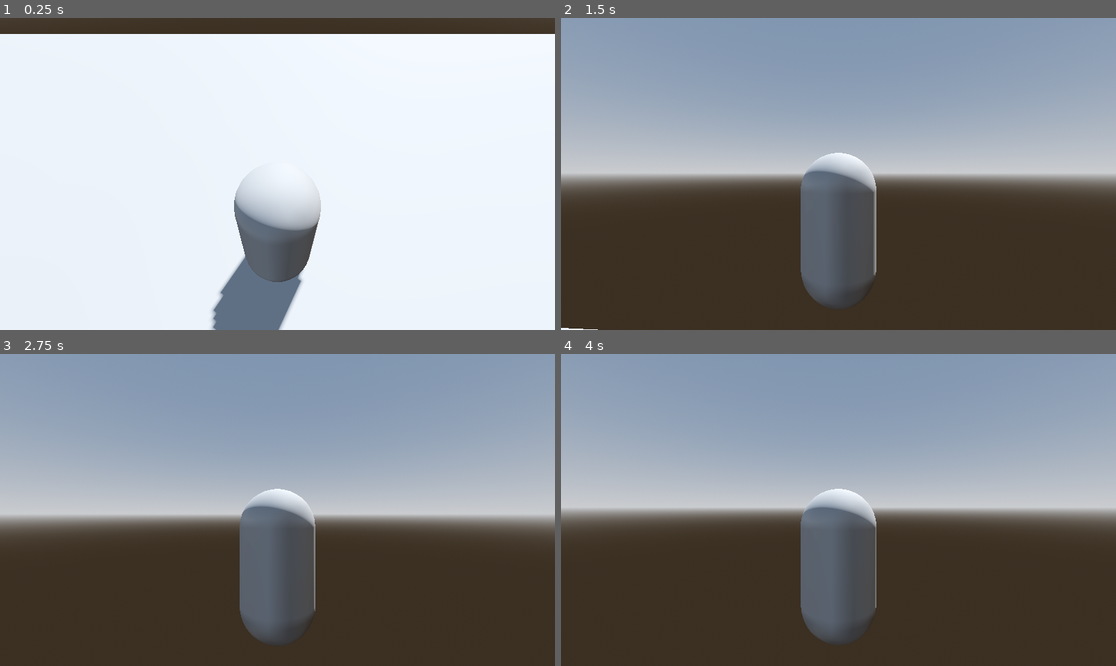
Above: before the commit, frames 1-4 (two rows, left to right).
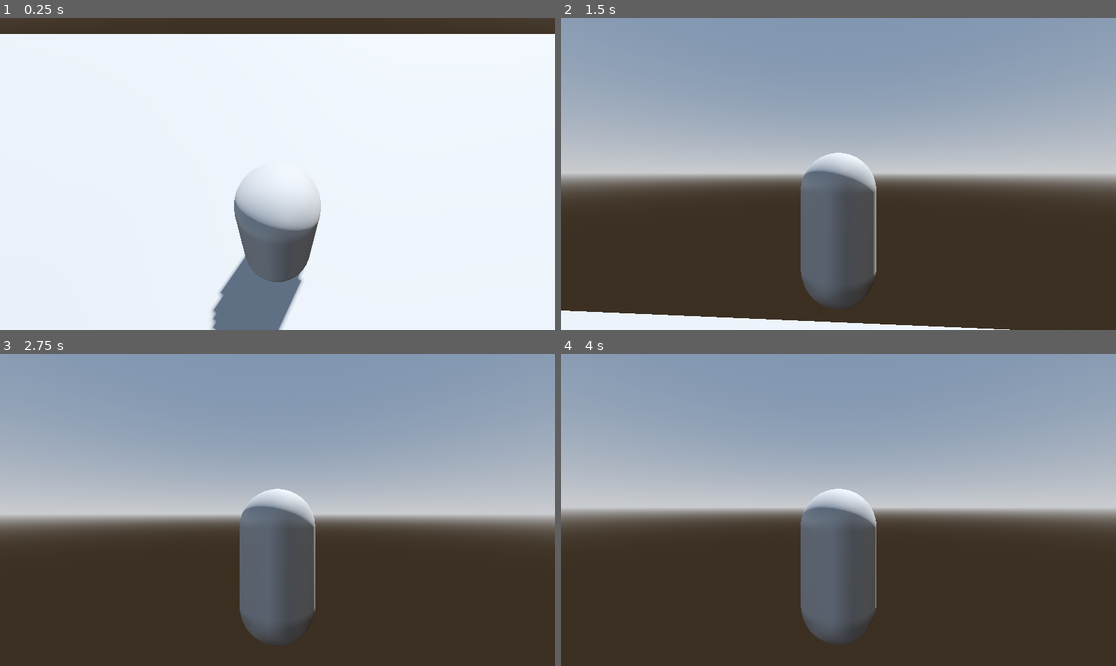
Above: after the commit, the same moments.

Repository: lostlp09/Onlyspace
Game: Godot game, scene res://only_space.tscn
Same seed, same stepped clock (60 frames per second), same inputs: the game is played once before the commit and once after it.
Inputs (mouse positions are in pixels of both pictures, inside the frame that each line leads up to):
- Up to frame 1 (0.25 s): no input
- Up to frame 2 (1.5 s): tap Enter at 0.5 s; move the mouse to (866, 174) at 0.52 s; hold Shift (sprint, bound only after the commit) 0.53-1.28 s; hold W (forward) from 0.53 s (still down); tap Space (jump) at 0.77, 0.8, 1.07, 1.35 s; move the mouse to (810, 174) at 1.27 s
- Up to frame 3 (2.75 s): keep holding W (forward); tap Space (jump) at 1.52, 1.82, 2, 2.3 s; tap Shift (sprint, bound only after the commit) at 1.55 s; move the mouse to (288, 503) at 2.02 s; hold Shift (sprint, bound only after the commit) from 2.03 s (still down)
- Up to frame 4 (4 s): keep holding W (forward); tap Enter at 2.75 s; move the mouse to (832, 516) at 2.77 s; release Shift (sprint, bound only after the commit) at 2.78 s; tap Alt at 2.85 s; tap Space (jump) at 3.02, 3.32, 3.5, 3.77, 3.8 s; tap Shift (sprint, bound only after the commit) at 3.05 s; move the mouse to (877, 513) at 3.52 s; hold Shift (sprint, bound only after the commit) from 3.53 s (still down)

The runs differ from the first frame. In frame 2, 2.5% of the frame differs, in the area x 0-81%, y 93-100%; in frame 3, less than 0.1%; in frame 4, less than 0.1%.

Commit message:
playersettings /optimized
Now you can only jump once you can sprint and added moongravity ,because  the game is going to be played in the space

Diff:
--- a/onlyspace/character_body_3d.gd
+++ b/onlyspace/character_body_3d.gd
@@ -2,31 +2,36 @@
 
 var Gravity = 10
 @onready var Camera = $Node3D
-const  jumppower = 20
+const  jumppower = 8
 var cameraxrotation = 0
 var camerayrotation = 0
 
 func _ready() -> void:
+	print("test")
 
 	Input.mouse_mode = Input.MOUSE_MODE_CAPTURED
 	cameraxrotation = self.rotation_degrees.x
 	camerayrotation = Camera.rotation.y
 func _physics_process(delta: float) -> void:
-	self.velocity.y -= 60 * delta
+	var sprinting = 1
+	if Input.is_action_pressed("sprint"):
+		sprinting = 2
+
+	self.velocity.y -=10* delta
 	var leftright = Input.get_axis("left","right")
 	var forwardbackward = Input.get_axis("forward","backwards")
 	var direction = Vector3(leftright,0,forwardbackward)
 	if direction.length() > 1:
 		direction.normalized()
 	direction = direction.rotated(Vector3.UP,self.rotation.y)
-	self.velocity.z = direction.z * 500 *delta
-	self.velocity.x = direction.x * 500 *delta
+	self.velocity.z = direction.z * 500 *delta *sprinting
+	self.velocity.x = direction.x * 500 *delta * sprinting
 
 
 
 
 
-	if Input.is_action_just_pressed("jump"):
+	if Input.is_action_just_pressed("jump") and is_on_floor():
 		self.velocity.y = jumppower
 
 
--- a/onlyspace/project.godot
+++ b/onlyspace/project.godot
@@ -46,3 +46,8 @@
 "events": [Object(InputEventKey,"resource_local_to_scene":false,"resource_name":"","device":-1,"window_id":0,"alt_press …(191 unchanged characters)…
 ]
 }
+sprint={
+"deadzone": 0.2,
+"events": [Object(InputEventKey,"resource_local_to_scene":false,"resource_name":"","device":0,"window_id":0,"alt_pressed":false,"shift_pressed":false,"ctrl_pressed":false,"meta_pressed":false,"pressed":false,"keycode":0,"physical_keycode":4194325,"key_label":0,"unicode":0,"location":0,"echo":false,"script":null)
+]
+}
